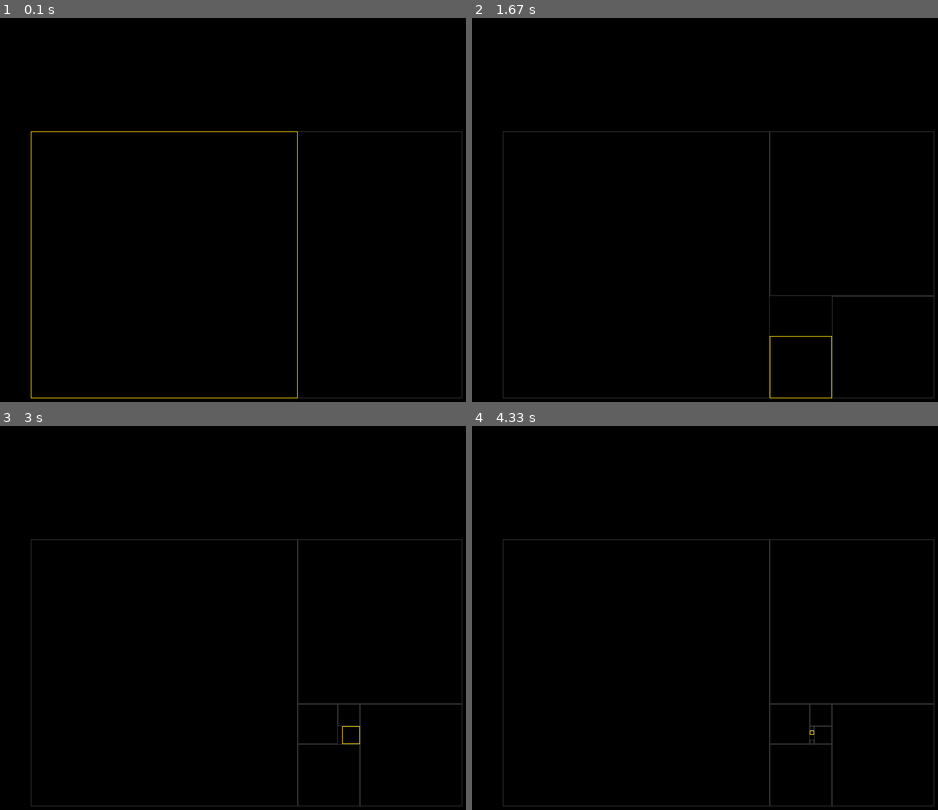
Above: before the commit, frames 1-4 (two rows, left to right).
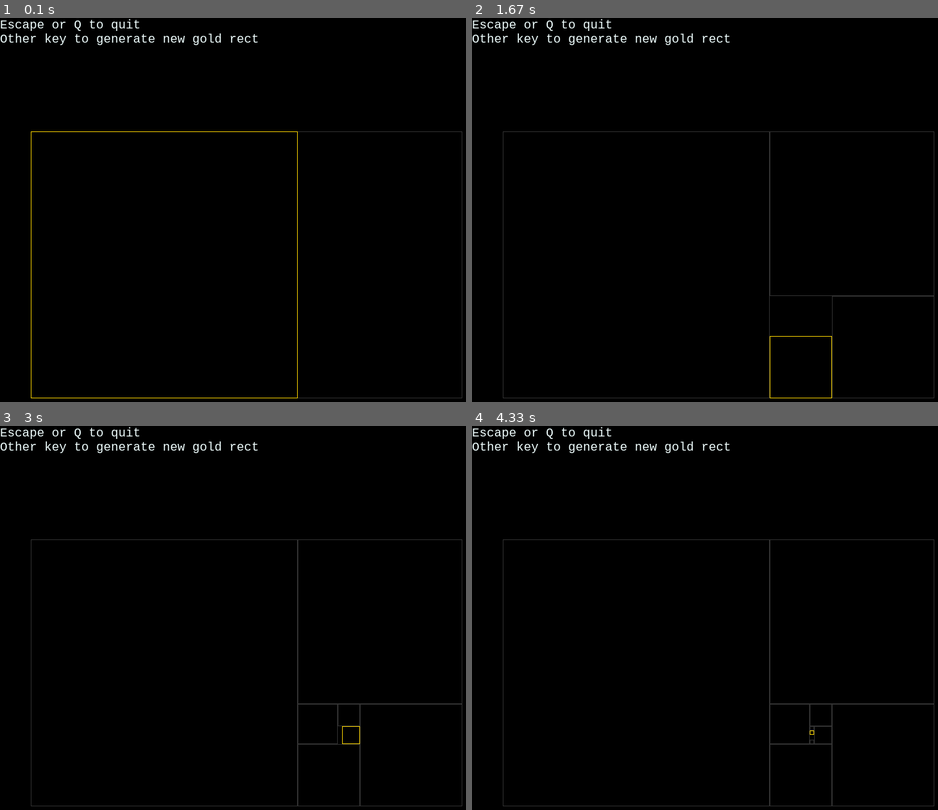
Above: after the commit, the same moments.

Repository: hitbox/scratch
Game: pygame game, started from pygame/golden_ratio.py
The game is run twice, just before and just after one commit, with the same random seed, the same clock (stepped at 60 frames per second) and the same inputs.
Inputs:
- Up to frame 1 (0.1 s): no input
- Up to frame 2 (1.67 s): hold Right 0.33-0.8 s; hold Up 0.88-1.18 s; hold Right from 1.22 s (still down)
- Up to frame 3 (3 s): release Right at 1.68 s; hold Left 1.72-2.25 s; hold Down 2.28-2.58 s; hold Left from 2.62 s (still down)
- Up to frame 4 (4.33 s): release Left at 3.02 s; hold Up 3.05-3.42 s; hold Right 3.45-4.08 s; hold Down from 4.12 s (still down)

The runs differ from the first frame. In frame 1, 0.7% of the frame differs, in the area x 0-56%, y 0-8%; in frame 2, 0.7%; in frame 3, 0.7%; in frame 4, 0.7%.

Commit message:
pygame/golden_ratio.py
- more help and docs
- added screen help

Diff:
--- a/pygame/golden_ratio.py
+++ b/pygame/golden_ratio.py
@@ -10,6 +10,10 @@
 phi = (1 + math.sqrt(5)) / 2
 
 def golden_rect(inside):
+    """
+    Continuously generate golden ratio rects inside the `inside` rect. After
+    yielding, the golden rect becomes the new `inside`.
+    """
     while True:
         minside = min(inside.size)
         maxside = max(inside.size)
@@ -70,6 +74,8 @@
 
     elapsed = 0
     running = True
+    font = pygamelib.monospace_font(20)
+    font_printer = pygamelib.FontPrinter(font, 'azure')
     clock = pygame.time.Clock()
     screen = pygame.display.set_mode(window.size)
     while running:
@@ -95,6 +101,11 @@
                     golden = next(scale_rects_as_points([golden], window.center, delta))
 
         screen.fill(background)
+        image = font_printer([
+            'Escape or Q to quit',
+            'Other key to generate new gold rect',
+        ])
+        screen.blit(image, (0,0))
         for _rect in saved:
             pygame.draw.rect(screen, 'grey20', _rect, 1)
         pygame.draw.rect(screen, 'gold', golden, 1)
